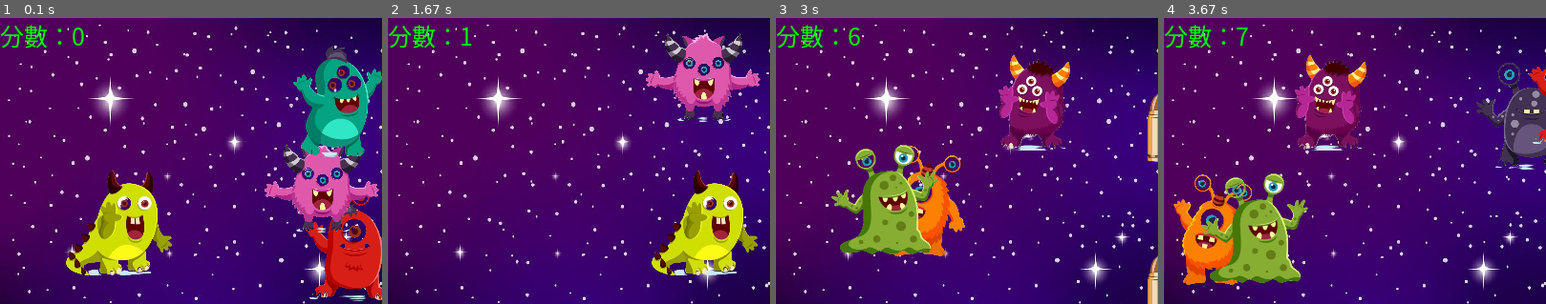
Above: before the commit, frames 1-4 (left to right).
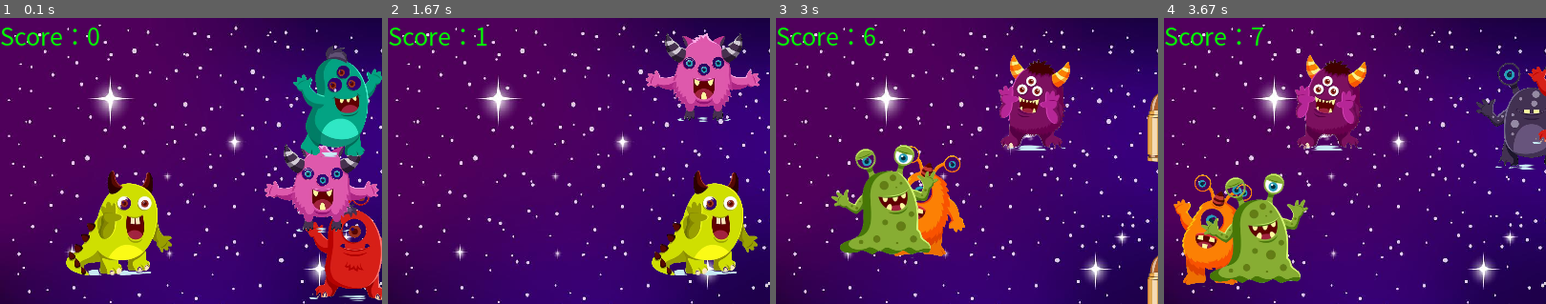
Above: after the commit, the same moments.

Repository: bruce12452002/pygameProject
Game: pygame game, started from AirPlane/AirPlane.py
The game is run twice, just before and just after one commit, with the same random seed, the same clock (stepped at 60 frames per second) and the same inputs.
Inputs:
- Up to frame 1 (0.1 s): no input
- Up to frame 2 (1.67 s): tap Space at 0.33, 0.73, 1.03, 1.23, 1.53 s; hold Right 0.67-1.13 s; hold Right 1.17-1.63 s
- Up to frame 3 (3 s): hold Left 1.67-2.2 s; tap Space at 1.73, 2.03, 2.3, 2.6, 2.73 s; hold Left 2.23-2.63 s; hold Right from 2.67 s (still down)
- Up to frame 4 (3.67 s): tap Space at 3.03, 3.4 s; release Right at 3.3 s; hold Left from 3.33 s (still down)
The pictures show only the part of the screen within x 0-50%, y 0-50%; the shares and areas given below are measured in that part.

The runs differ from the first frame. In frame 1, 0.9% of the frame differs, in the area x 0-26%, y 2-11%; in frame 2, 0.8%; in frame 3, 0.9%; in frame 4, 0.8%.

Commit message:
update bug

Diff:
--- a/AirPlane/AirPlane.py
+++ b/AirPlane/AirPlane.py
@@ -44,7 +44,7 @@
 
 def show_score():
     font = pg.font.SysFont("applesdgothicneo", 25)
-    text = font.render(f"分數：{score}", True, (0, 255, 0))
+    text = font.render(f"Score：{score}", True, (0, 255, 0))
     w.blit(text, (0, 0))
 
 
--- a/TicTacToe/TicTacToe.py
+++ b/TicTacToe/TicTacToe.py
@@ -129,6 +129,7 @@
         for col in range(PAD):
             if board[row][col] == 0:
                 return False
+    turn_game_over()
     return True
 
 
@@ -155,8 +156,6 @@
     for e in pg.event.get():
         if e.type == pg.QUIT:
             exit()
-        elif e.type == pg.MOUSEBUTTONUP and game_over:
-            restart()
         elif e.type == pg.MOUSEBUTTONUP and not game_over:
             mouseX = e.pos[0]
             mouseY = e.pos[1]
@@ -180,8 +179,10 @@
                     player = 1
                 # print(board)
                 draw_figures()
+                is_board_full()
                 pg.display.update()
-
+        elif e.type == pg.MOUSEBUTTONUP and game_over:
+            restart()
         if e.type == pg.KEYDOWN:
-            if e.key == pg.K_r:
+            if e.key == pg.K_r:  # 有可能 Caps Lock 造成失效
                 restart()
